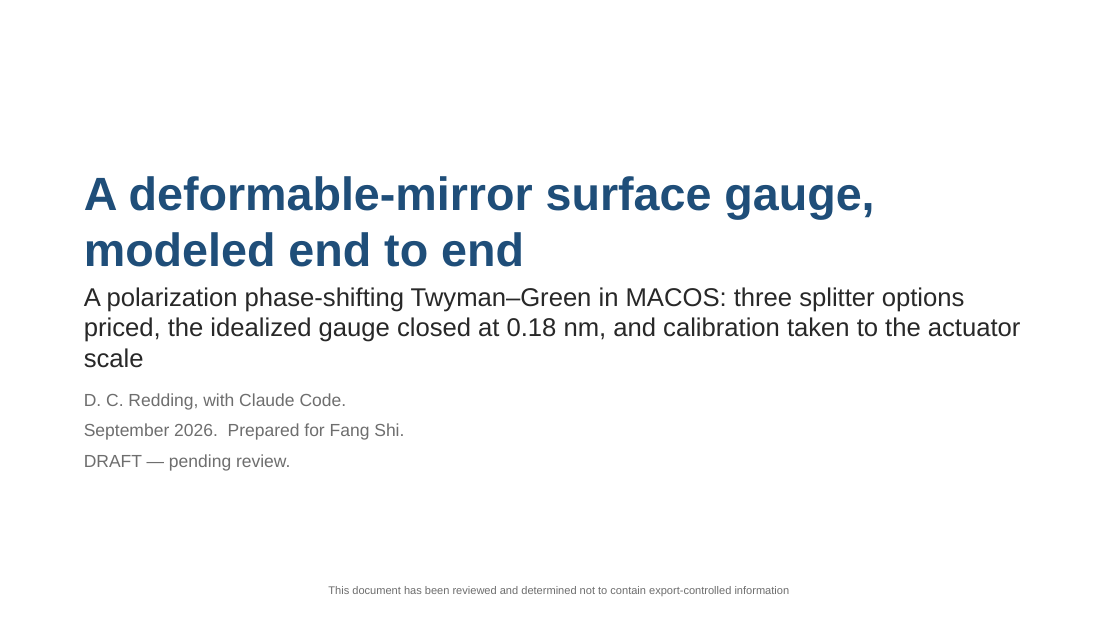
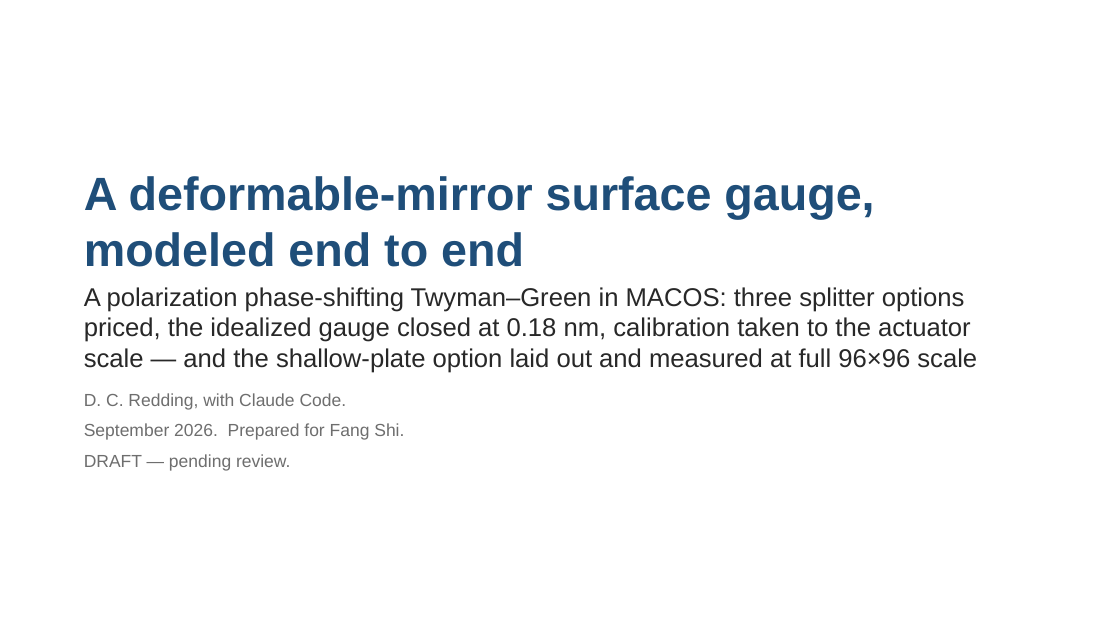
Before and after one commit to nasa-jpl/macos, a slide deck: slide 1 of demo_session/deck_tg_fang.pptx. Drawn at 1120x630 pixels with LibreOffice and Linux fonts; fonts in the diff are those of the drawing. Boxes give left, top, right and bottom in pixels: in the first picture for what was removed or moved away, otherwise in the second. Text is boxed around its words. In the diff, an @@ line names an element or a change of style, - is before the commit and + after.

```diff
--- a/demo_session/deck_tg_fang.pptx
+++ b/demo_session/deck_tg_fang.pptx
@@ text at (84, 287, 977, 373): text changed @@
-A polarization phase-shifting Twyman–Green in MACOS: three splitter options priced, the idealized gauge closed at 0.18 nm, and calibration taken to the actuator scale
+A polarization phase-shifting Twyman–Green in MACOS: three splitter options priced, the idealized gauge closed at 0.18 nm, calibration taken to the actuator scale — and the shallow-plate option laid out and measured at full 96×96 scale
@@ text removed at (328, 586, 790, 596) @@
-This document has been reviewed and determined not to contain export-controlled information
```
Also in this commit, not shown: 2 other slides changed, 3 slides added, 4 other files.
